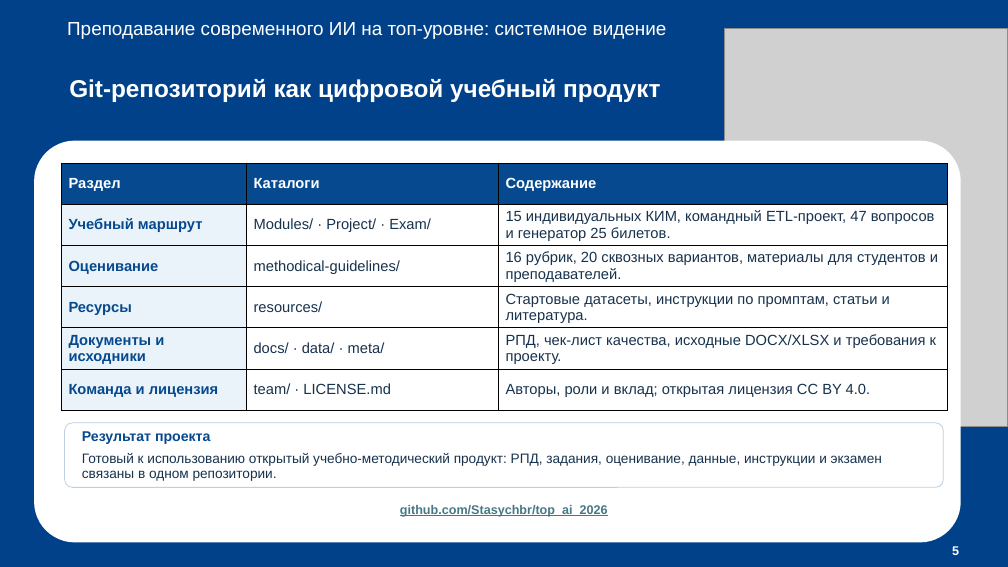
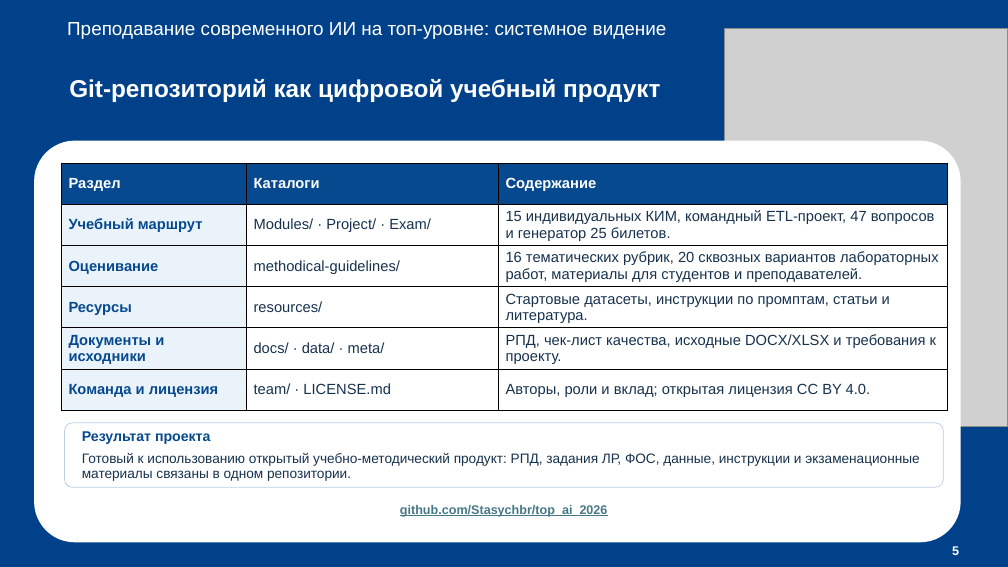
Before and after one commit to Stasychbr/top_ai_2026, a slide deck: slide 6 of data/Java_AI_course_defense(2).pptx. Drawn at 1008x567 pixels with LibreOffice and Linux fonts; fonts in the diff are those of the drawing; grey boxes stand for pictures. Boxes give left, top, right and bottom in pixels: in the first picture for what was removed or moved away, otherwise in the second. Text is boxed around its words. In the diff, an @@ line names an element or a change of style, - is before the commit and + after.

```diff
--- a/data/Java_AI_course_defense(2).pptx
+++ b/data/Java_AI_course_defense(2).pptx
@@ table at [61, 163, 948, 411] @@
-row 3, column 3: 16 рубрик, 20 сквозных вариантов, материалы для студентов и преподавателей.
+row 3, column 3: 16 тематических рубрик, 20 сквозных вариантов лабораторных работ, материалы для студентов и преподавателей.
@@ text at [82, 453, 919, 481]: text changed @@
-Готовый к использованию открытый учебно-методический продукт: РПД, задания, оценивание, данные, инструкции и экзамен связаны в одном репозитории.
+Готовый к использованию открытый учебно-методический продукт: РПД, задания ЛР, ФОС, данные, инструкции и экзаменационные материалы связаны в одном репозитории.
```
Also in this commit, not shown: 4 other slides changed, 1 slide added, 1 other file.
